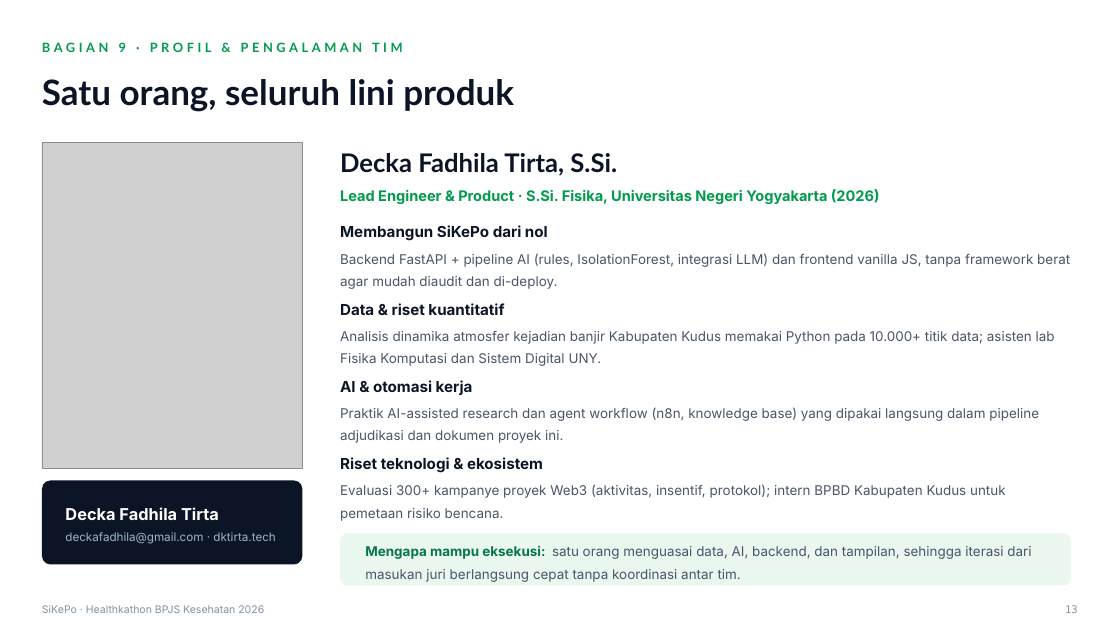
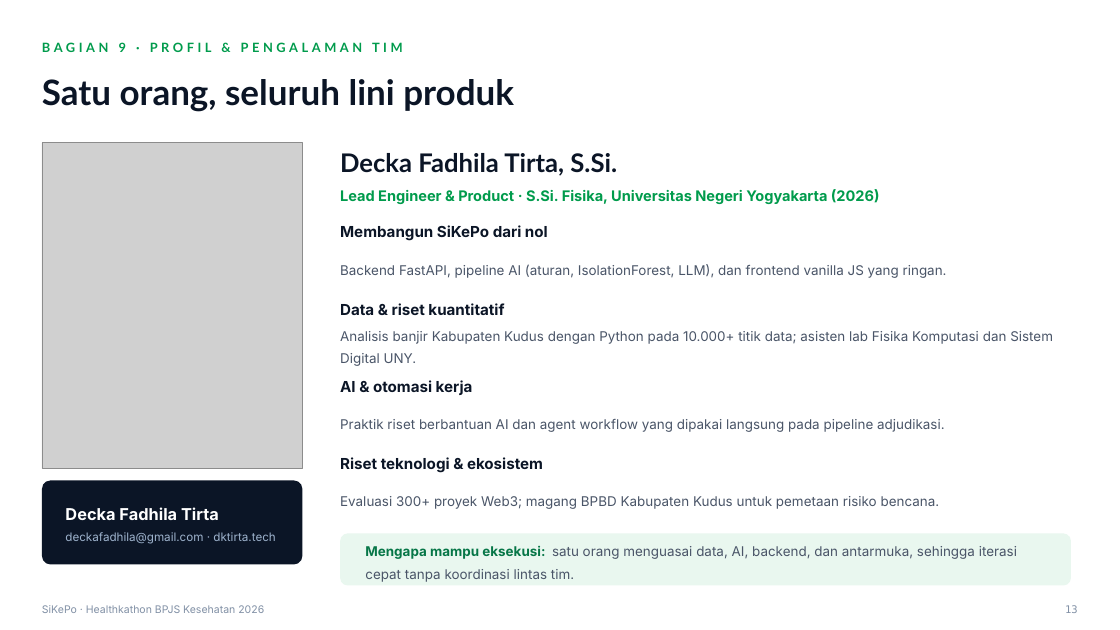
Before and after one commit to dkfadhila/sikepo, a slide deck: slide 13 of proposal/Proposal_SiKePo_Healthkathon2026.pptx. Drawn at 1120x630 pixels with LibreOffice and Linux fonts; fonts in the diff are those of the drawing; grey boxes stand for pictures. Boxes give left, top, right and bottom in pixels: in the first picture for what was removed or moved away, otherwise in the second. Text is boxed around its words. In the diff, an @@ line names an element or a change of style, - is before the commit and + after.

```diff
--- a/proposal/Proposal_SiKePo_Healthkathon2026.pptx
+++ b/proposal/Proposal_SiKePo_Healthkathon2026.pptx
@@ text at bbox=[340, 264, 947, 278]: text changed @@
-Backend FastAPI + pipeline AI (rules, IsolationForest, integrasi LLM) dan frontend vanilla JS, tanpa framework berat agar mudah diaudit dan di-deploy.
+Backend FastAPI, pipeline AI (aturan, IsolationForest, LLM), dan frontend vanilla JS yang ringan.
@@ text at bbox=[340, 331, 1053, 366]: text changed @@
-Analisis dinamika atmosfer kejadian banjir Kabupaten Kudus memakai Python pada 10.000+ titik data; asisten lab Fisika Komputasi dan Sistem Digital UNY.
+Analisis banjir Kabupaten Kudus dengan Python pada 10.000+ titik data; asisten lab Fisika Komputasi dan Sistem Digital UNY.
@@ text at bbox=[340, 419, 945, 432]: text changed @@
-Praktik AI-assisted research dan agent workflow (n8n, knowledge base) yang dipakai langsung dalam pipeline adjudikasi dan dokumen proyek ini.
+Praktik riset berbantuan AI dan agent workflow yang dipakai langsung pada pipeline adjudikasi.
@@ text at bbox=[340, 496, 940, 509]: text changed @@
-Evaluasi 300+ kampanye proyek Web3 (aktivitas, insentif, protokol); intern BPBD Kabupaten Kudus untuk pemetaan risiko bencana.
+Evaluasi 300+ proyek Web3; magang BPBD Kabupaten Kudus untuk pemetaan risiko bencana.
@@ text at bbox=[365, 546, 1017, 582]: text changed @@
-Mengapa mampu eksekusi: satu orang menguasai data, AI, backend, dan tampilan, sehingga iterasi dari masukan juri berlangsung cepat tanpa koordinasi antar tim.
+Mengapa mampu eksekusi: satu orang menguasai data, AI, backend, dan antarmuka, sehingga iterasi cepat tanpa koordinasi lintas tim.
```
Also in this commit, not shown: 12 other slides changed, 2 other files.
